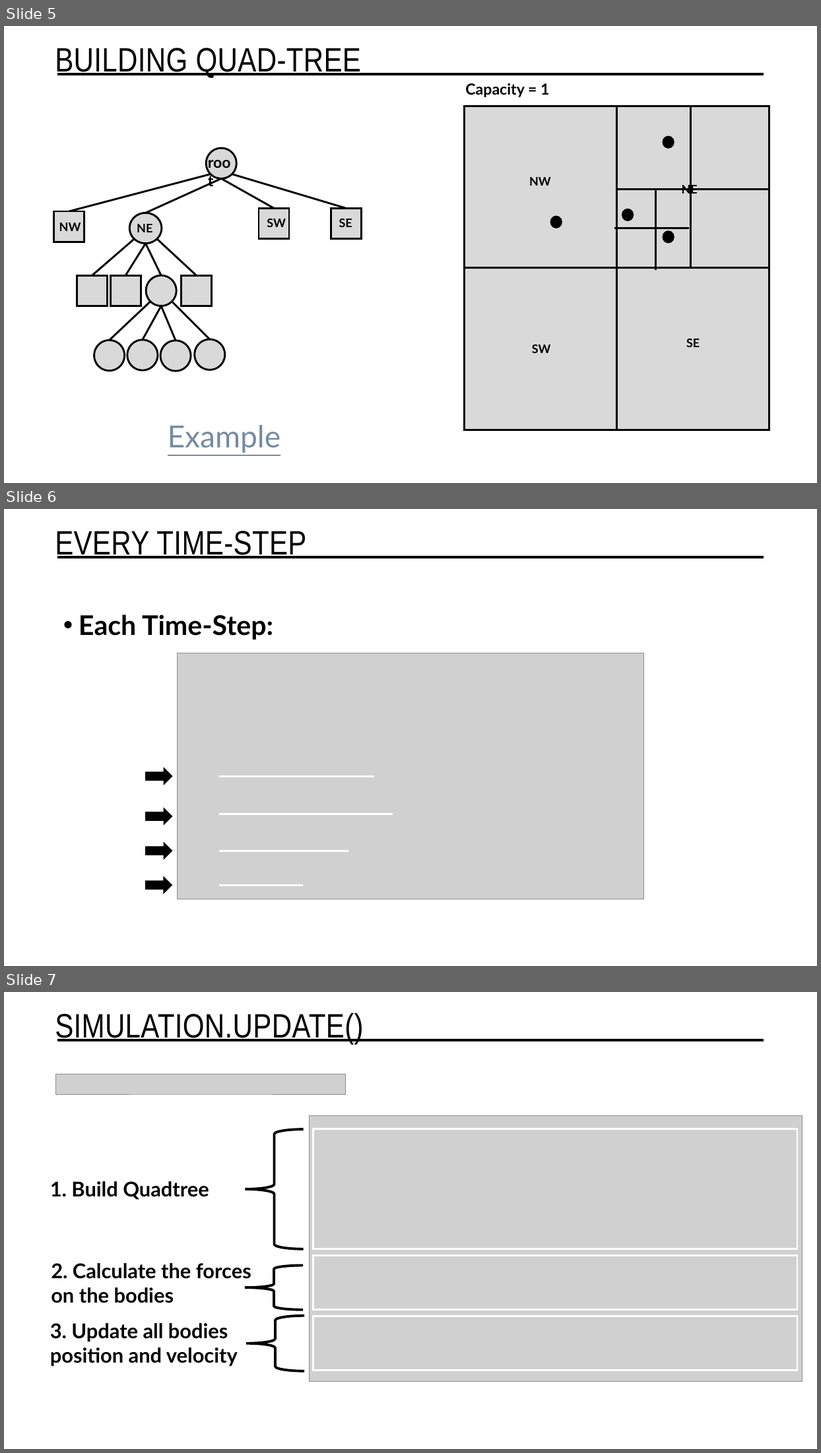
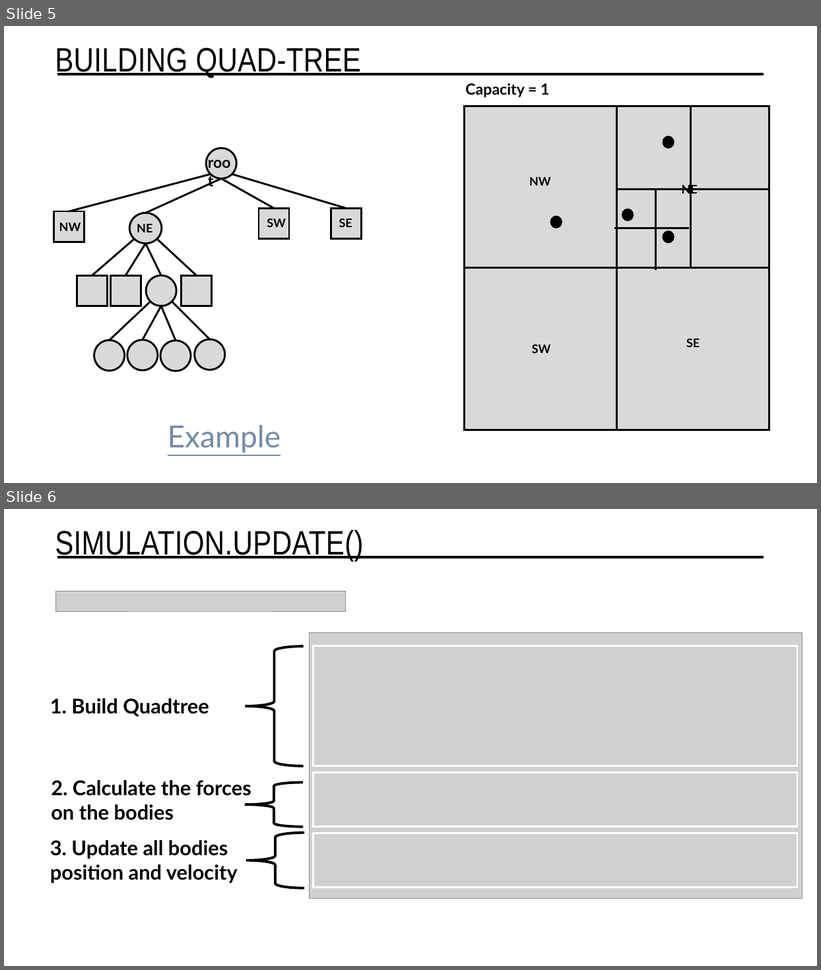
Before and after one commit to matthew9755123/N-Body_Sim, a slide deck: N-Body Simulator.pptx. Shown one above the other, each under a label of ours: slides 5, 6 and 7 before the commit, slides 5 and 6 after it. The pictures are 821x1453 and 821x970 pixels, drawn with LibreOffice and Linux fonts; fonts in the diff are those of the drawing; grey boxes stand for pictures. Boxes give left, top, right and bottom in pixels: in the first picture for what was removed or moved away, otherwise in the second. Text is boxed around its words. In the diff, an @@ line names an element or a change of style, - is before the commit and + after.

```diff
--- a/N-Body Simulator.pptx
+++ b/N-Body Simulator.pptx
@@ slide 6 removed at (4,509,817,966), background #FFFFFF; not listed: 1 template element that a slide beside it also shows @@
@@ title removed at (55,531,306,559) @@
-EVERY TIME-STEP
@@ text removed at (79,615,273,640) @@
-• Each Time-Step:
@@ picture removed at (177,654,644,900) @@
@@ right arrow removed at (145,768,173,786) @@
@@ line removed from (219, 777) to (374, 777) @@
@@ right arrow removed at (145,807,173,826) @@
@@ line removed from (219, 815) to (393, 815) @@
@@ right arrow removed at (145,842,173,860) @@
@@ line removed from (219, 851) to (349, 851) @@
@@ right arrow removed at (145,876,172,894) @@
@@ line removed from (219, 885) to (303, 885) @@
@@ what was slide 7 is now slide 6 @@
```
Also in this commit, not shown: 1 slide added, 1 other slide removed, 1 other file.
